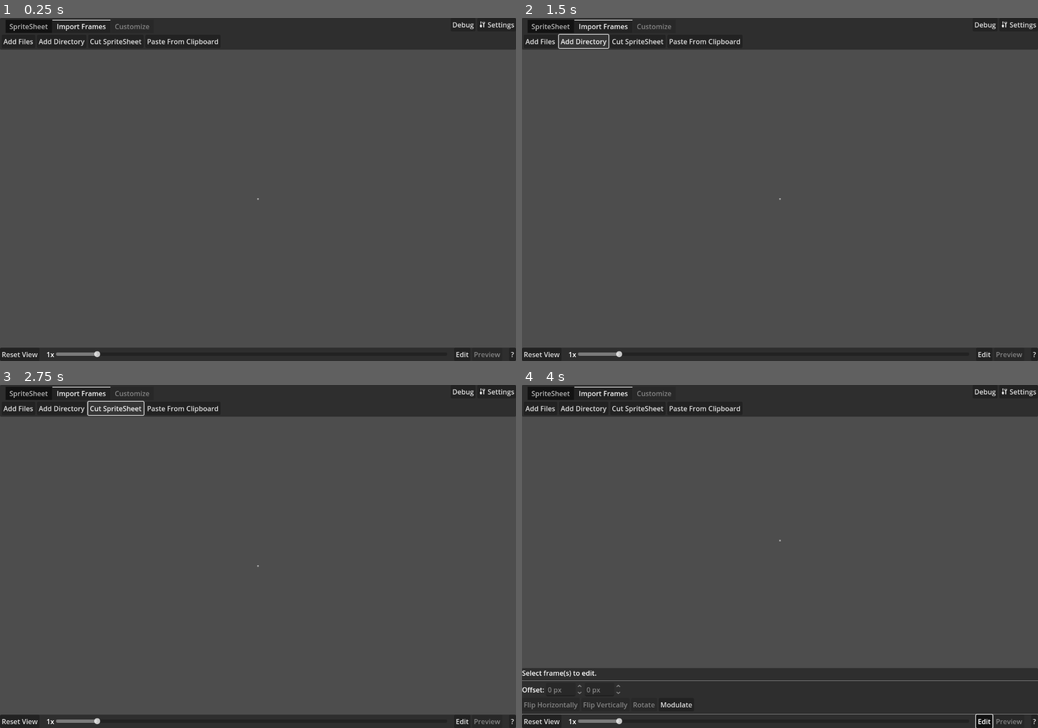
Above: before the commit, frames 1-4 (two rows, left to right).
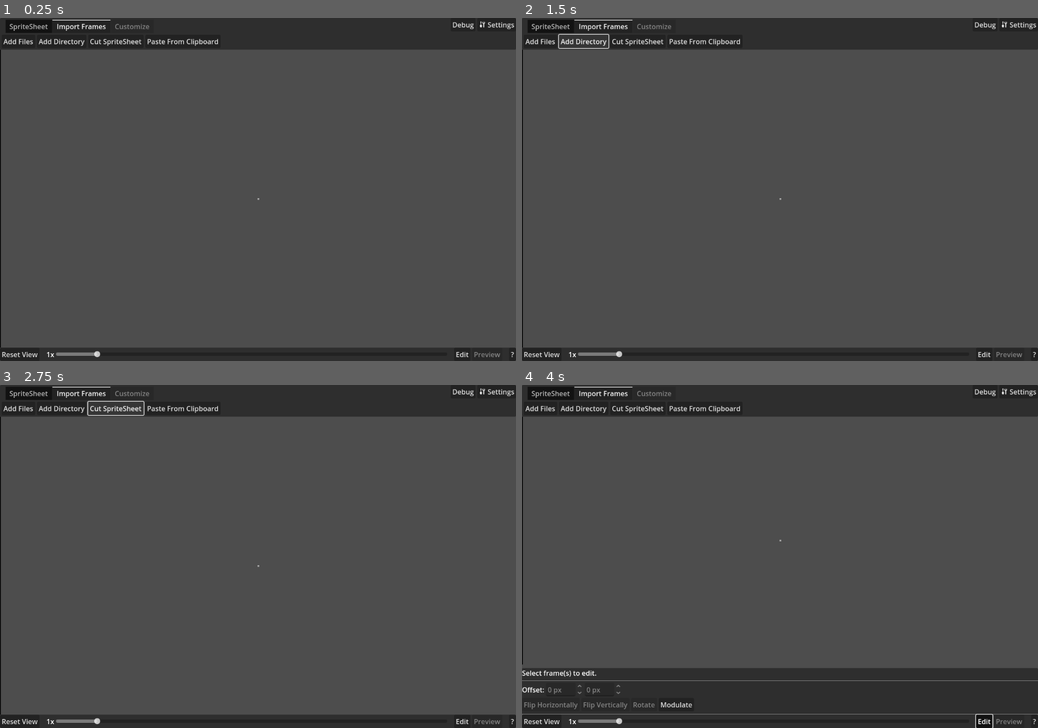
Above: after the commit, the same moments.

Repository: KoBeWi/Godot-Spritesheet-Generator
Game: Godot game, scene res://Rework/Main.tscn
The game is run twice, just before and just after one commit, with the same random seed, the same clock (stepped at 60 frames per second) and the same inputs.
Inputs:
- Up to frame 1 (0.25 s): no input
- Up to frame 2 (1.5 s): click "Add Files" at 0.5 s; click "Add Directory" at 1.25 s
- Up to frame 3 (2.75 s): click "Cut SpriteSheet" at 2 s
- Up to frame 4 (4 s): click "Paste From Clipboard" at 2.75 s; click "Edit" at 3.5 s

The runs differ from the first frame. In frame 1, 0.1% of the frame differs, in the area x 0-51%, y 9-97%; in frame 2, 0.1%; in frame 3, 0.1%; in frame 4, less than 0.1%.

Commit message:
Added warped panning

Diff:
--- a/Rework/Main.tscn
+++ b/Rework/Main.tscn
@@ -356,17 +356,27 @@
 size_flags_vertical = 3
 theme_override_constants/separation = 0
 
-[node name="SpriteSheetView" type="Control" parent="VBoxContainer/VSplitContainer/HBoxContainer/HSplitContainer" node_paths=PackedStringArray("move_target", "zoom_slider", "recenter_button")]
+[node name="HBoxContainer" type="HBoxContainer" parent="VBoxContainer/VSplitContainer/HBoxContainer/HSplitContainer"]
+layout_mode = 2
+size_flags_horizontal = 3
+theme_override_constants/separation = 0
+
+[node name="Control" type="ColorRect" parent="VBoxContainer/VSplitContainer/HBoxContainer/HSplitContainer/HBoxContainer"]
+custom_minimum_size = Vector2(2, 0)
+layout_mode = 2
+color = Color(0, 0, 0, 1)
+
+[node name="SpriteSheetView" type="Control" parent="VBoxContainer/VSplitContainer/HBoxContainer/HSplitContainer/HBoxContainer" node_paths=PackedStringArray("move_target", "zoom_slider", "recenter_button")]
 clip_contents = true
 layout_mode = 2
 size_flags_horizontal = 3
 size_flags_vertical = 3
 script = ExtResource("3_fslw6")
 move_target = NodePath("CenterContainer")
-zoom_slider = NodePath("../../../../PanelContainer2/Navigation/HBoxContainer/HSlider")
-recenter_button = NodePath("../../../../PanelContainer2/Navigation/Button")
-
-[node name="CenterContainer" type="CenterContainer" parent="VBoxContainer/VSplitContainer/HBoxContainer/HSplitContainer/SpriteSheetView"]
+zoom_slider = NodePath("../../../../../PanelContainer2/Navigation/HBoxContainer/HSlider")
+recenter_button = NodePath("../../../../../PanelContainer2/Navigation/Button")
+
+[node name="CenterContainer" type="CenterContainer" parent="VBoxContainer/VSplitContainer/HBoxContainer/HSplitContainer/HBoxContainer/SpriteSheetView"]
 layout_mode = 1
 anchors_preset = -1
 anchor_left = 0.5
@@ -380,12 +390,12 @@
 grow_horizontal = 2
 grow_vertical = 2
 
-[node name="PanelContainer" type="PanelContainer" parent="VBoxContainer/VSplitContainer/HBoxContainer/HSplitContainer/SpriteSheetView/CenterContainer"]
+[node name="PanelContainer" type="PanelContainer" parent="VBoxContainer/VSplitContainer/HBoxContainer/HSplitContainer/HBoxContainer/SpriteSheetView/CenterContainer"]
 layout_mode = 2
 mouse_filter = 1
 theme_override_styles/panel = SubResource("StyleBoxFlat_t0fln")
 
-[node name="SpriteSheetGrid" type="GridContainer" parent="VBoxContainer/VSplitContainer/HBoxContainer/HSplitContainer/SpriteSheetView/CenterContainer/PanelContainer"]
+[node name="SpriteSheetGrid" type="GridContainer" parent="VBoxContainer/VSplitContainer/HBoxContainer/HSplitContainer/HBoxContainer/SpriteSheetView/CenterContainer/PanelContainer"]
 unique_name_in_owner = true
 layout_mode = 2
 theme_override_constants/h_separation = 0
@@ -869,15 +879,15 @@
 [connection signal="pressed" from="VBoxContainer/PanelContainer/MarginContainer/Tabs/Import Frames/Button3" to="." method="_add_directory"]
 [connection signal="pressed" from="VBoxContainer/PanelContainer/MarginContainer/Tabs/Import Frames/Button" to="." method="_repack_spritesheet"]
 [connection signal="pressed" from="VBoxContainer/PanelContainer/MarginContainer/Tabs/Import Frames/Button4" to="." method="_paste_image_from_clipboard"]
-[connection signal="pressed" from="VBoxContainer/PanelContainer/MarginContainer/Tabs/Customize/HBoxContainer/Button" to="VBoxContainer/VSplitContainer/HBoxContainer/HSplitContainer/SpriteSheetView/CenterContainer/PanelContainer/SpriteSheetGrid" method="_select_all"]
+[connection signal="pressed" from="VBoxContainer/PanelContainer/MarginContainer/Tabs/Customize/HBoxContainer/Button" to="VBoxContainer/VSplitContainer/HBoxContainer/HSplitContainer/HBoxContainer/SpriteSheetView/CenterContainer/PanelContainer/SpriteSheetGrid" method="_select_all"]
 [connection signal="pressed" from="VBoxContainer/PanelContainer/MarginContainer/Tabs/Customize/Crop/Button5" to="VBoxContainer/PanelContainer/MarginContainer/Tabs/Customize/Crop" method="crop_images"]
 [connection signal="pressed" from="VBoxContainer/PanelContainer/MarginContainer/Tabs/Customize/Crop/Button6" to="VBoxContainer/PanelContainer/MarginContainer/Tabs/Customize/Crop" method="smart_crop_images"]
 [connection signal="value_changed" from="VBoxContainer/PanelContainer/MarginContainer/Tabs/Customize/Margins/FrameWidth" to="." method="set_frame_width"]
 [connection signal="value_changed" from="VBoxContainer/PanelContainer/MarginContainer/Tabs/Customize/Margins/FrameHeight" to="." method="set_frame_height"]
-[connection signal="value_changed" from="VBoxContainer/Panel …(91 unchanged characters)… Container/HBoxContainer/HSplitContainer/SpriteSheetView/CenterContainer/PanelContainer/SpriteSheetGrid" method="update_margins" unbinds=1]
-[connection signal="value_changed" from="VBoxContainer/Panel …(89 unchanged characters)… Container/HBoxContainer/HSplitContainer/SpriteSheetView/CenterContainer/PanelContainer/SpriteSheetGrid" method="update_margins" unbinds=1]
-[connection signal="value_changed" from="VBoxContainer/PanelContainer/MarginContainer/Tabs/Customize/Columns/ColumnCount" to="VBoxContainer/VSplitContainer/HBoxContainer/HSplitContainer/SpriteSheetView/CenterContainer/PanelContainer/SpriteSheetGrid" method="update_columns" unbinds=1]
-[connection signal="toggled" from="VBoxContainer/PanelContainer/MarginContainer/Tabs/Customize/Columns/AutoColumns" to="VBoxContainer/VSplitContainer/HBoxContainer/HSplitContainer/SpriteSheetView/CenterContainer/PanelContainer/SpriteSheetGrid" method="on_auto_toggled"]
+[connection signal="value_changed" from="VBoxContainer/Panel …(91 unchanged characters)… Container/HBoxContainer/HSplitContainer/HBoxContainer/SpriteSheetView/CenterContainer/PanelContainer/SpriteSheetGrid" method="update_margins" unbinds=1]
+[connection signal="value_changed" from="VBoxContainer/Panel …(89 unchanged characters)… Container/HBoxContainer/HSplitContainer/HBoxContainer/SpriteSheetView/CenterContainer/PanelContainer/SpriteSheetGrid" method="update_margins" unbinds=1]
+[connection signal="value_changed" from="VBoxContainer/PanelContainer/MarginContainer/Tabs/Customize/Columns/ColumnCount" to="VBoxContainer/VSplitContainer/HBoxContainer/HSplitContainer/HBoxContainer/SpriteSheetView/CenterContainer/PanelContainer/SpriteSheetGrid" method="update_columns" unbinds=1]
+[connection signal="toggled" from="VBoxContainer/PanelContainer/MarginContainer/Tabs/Customize/Columns/AutoColumns" to="VBoxContainer/VSplitContainer/HBoxContainer/HSplitContainer/HBoxContainer/SpriteSheetView/CenterContainer/PanelContainer/SpriteSheetGrid" method="on_auto_toggled"]
 [connection signal="pressed" from="VBoxContainer/VSplitContainer/HBoxContainer/HSplitContainer/Preview/MarginContainer/VBoxContainer/HBoxContainer2/PlayButton" to="VBoxContainer/VSplitContainer/HBoxContainer/HSplitContainer/Preview" method="_play_pause"]
 [connection signal="value_changed" from="VBoxContainer/VSplitContainer/HBoxContainer/HSplitContainer/Preview/MarginContainer/VBoxContainer/HBoxContainer2/Timeline" to="VBoxContainer/VSplitContainer/HBoxContainer/HSplitContainer/Preview" method="_on_timeline_value_changed"]
 [connection signal="value_changed" from="VBoxContainer/VSplitContainer/HBoxContainer/HSplitContainer/Preview/MarginContainer/VBoxContainer/HBoxContainer/SpinBox" to="VBoxContainer/VSplitContainer/HBoxContainer/HSplitContainer/Preview" method="_on_fps_changed"]
--- a/Rework/NavigationArea.gd
+++ b/Rework/NavigationArea.gd
@@ -36,6 +36,18 @@
 	var mm := event as InputEventMouseMotion
 	if mm:
 		if panning:
-			move_target.position += mm.relative
+			if mm.position.x >= size.x:
+				warp_mouse(mm.position - Vector2(size.x, 0))
+			elif mm.position.x < 0:
+				warp_mouse(mm.position + Vector2(size.x, 0))
+			elif absf(mm.relative.x) < size.x * 0.5:
+				move_target.position.x += mm.relative.x
+
+			if mm.position.y >= size.y:
+				warp_mouse(mm.position - Vector2(0, size.y))
+			elif mm.position.y < 0:
+				warp_mouse(mm.position + Vector2(0, size.y))
+			elif absf(mm.relative.y) < size.y * 0.5:
+				move_target.position.y += mm.relative.y
 
 		return
